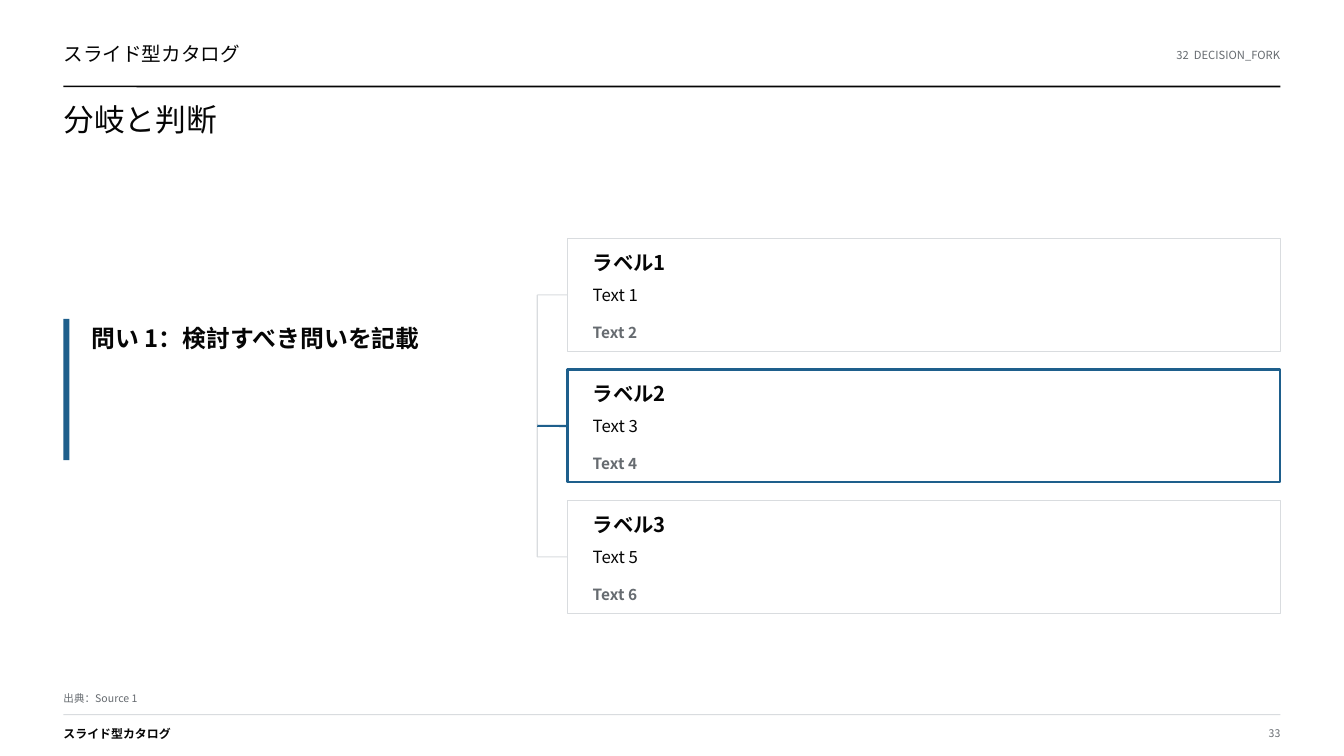
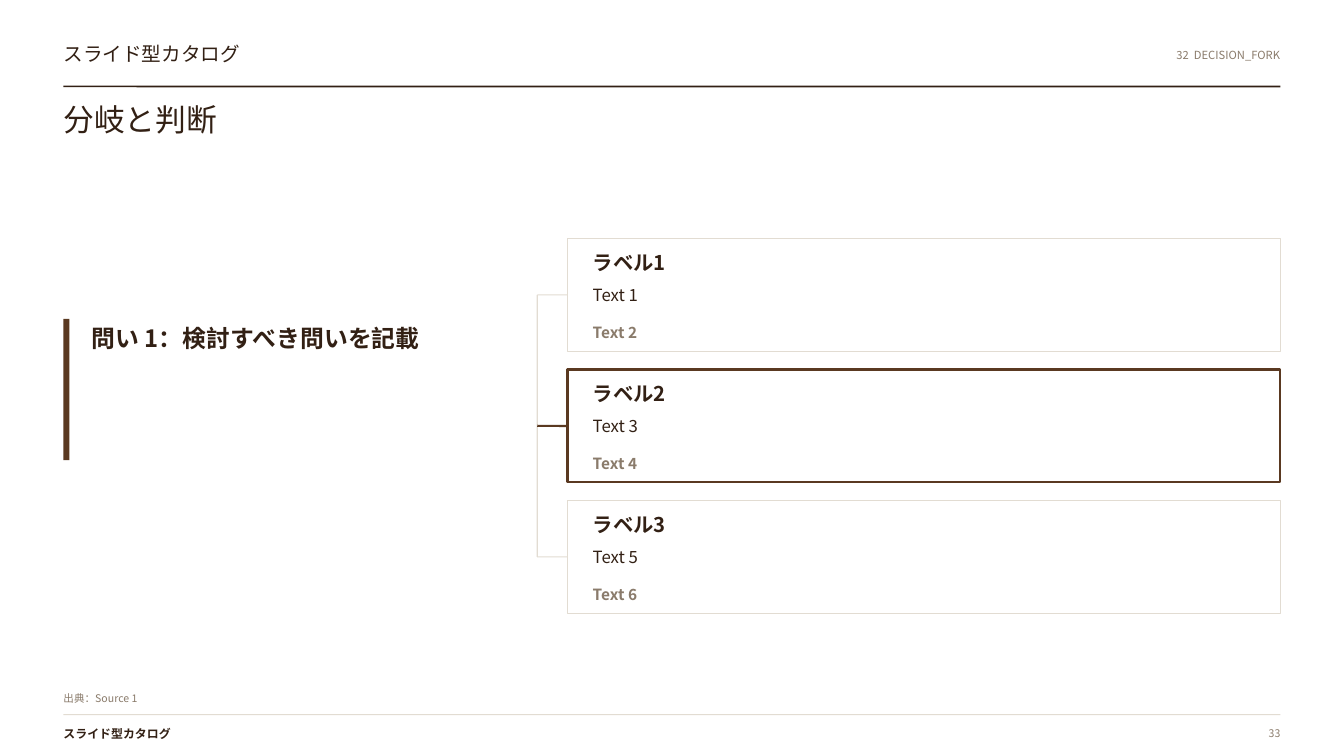
Before and after one commit to gozen3ji/consulting-pptx-skill, a slide deck: slide 33 of assets/SuperTemplate_36type.pptx. Drawn at 1344x756 pixels with LibreOffice and Linux fonts; fonts in the diff are those of the drawing. Boxes give left, top, right and bottom in pixels: in the first picture for what was removed or moved away, otherwise in the second. Text is boxed around its words. In the diff, an @@ line names an element or a change of style, - is before the commit and + after.

```diff
--- a/assets/SuperTemplate_36type.pptx
+++ b/assets/SuperTemplate_36type.pptx
@@ line (64, 87) - (1280, 87): stroke #050505 1.1 pt to #322014 1.1 pt @@
@@ rectangle at <box>568,239,1280,352</box>: outline #D9DCDF 0.75 pt to #E2DCD2 0.75 pt @@
@@ line (537, 294) - (537, 558): stroke #D9DCDF 1 pt to #E2DCD2 1 pt @@
@@ rectangle at <box>64,320,70,461</box>: fill #1E5F8C to #5A3921 @@
@@ rectangle at <box>568,370,1280,483</box>: outline #1E5F8C 1.6 pt to #5A3921 1.6 pt @@
@@ line (537, 425) - (568, 425): stroke #1E5F8C 1.6 pt to #5A3921 1.6 pt @@
@@ rectangle at <box>568,500,1280,613</box>: outline #D9DCDF 0.75 pt to #E2DCD2 0.75 pt @@
@@ text colour #050505 to #322014 in 10 elements at <box>63,44,240,63</box>, <box>63,105,217,134</box>, <box>63,728,170,739</box>, <box>92,326,420,349</box>, <box>593,254,666,271</box>, <box>593,288,638,301</box>, <box>593,385,666,402</box>, <box>593,419,638,433</box>, <box>593,516,666,533</box>, <box>593,550,638,564</box> @@
@@ text colour #666B70 to #8A7B6B in 6 elements at <box>1176,50,1280,61</box>, <box>63,693,138,703</box>, <box>1269,729,1281,737</box>, <box>593,326,637,338</box>, <box>593,457,637,469</box>, <box>593,588,637,600</box> @@
```
Also in this commit, not shown: 35 other slides changed, 11 other files.
